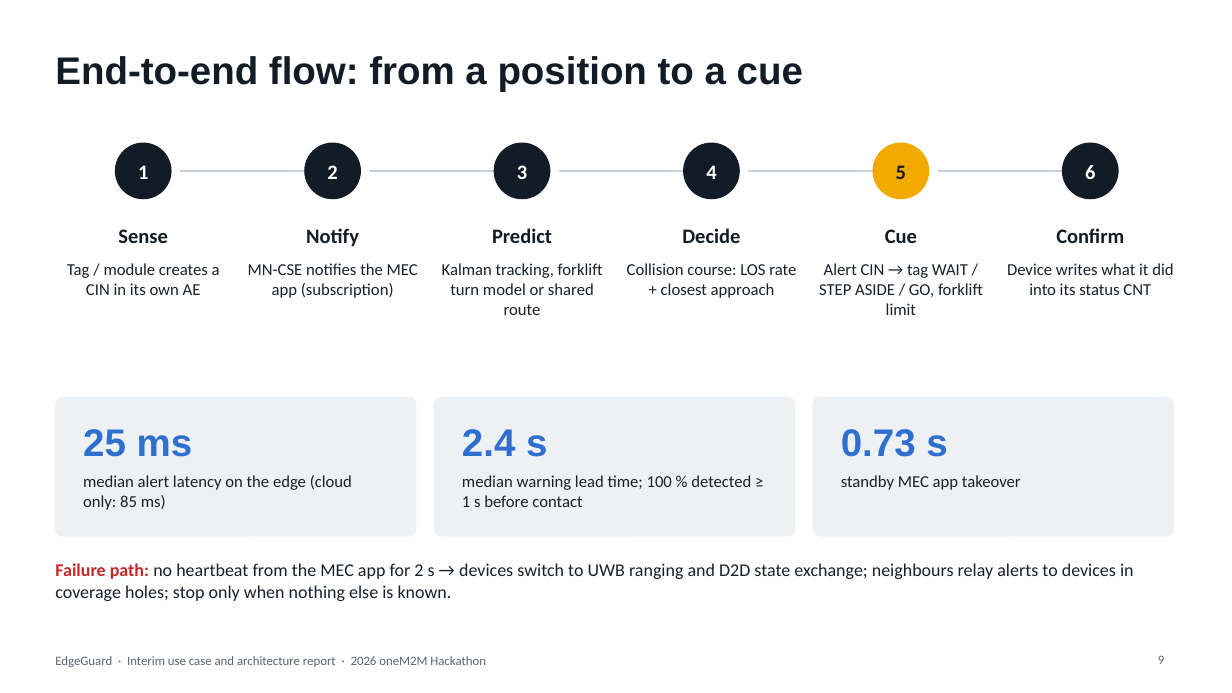
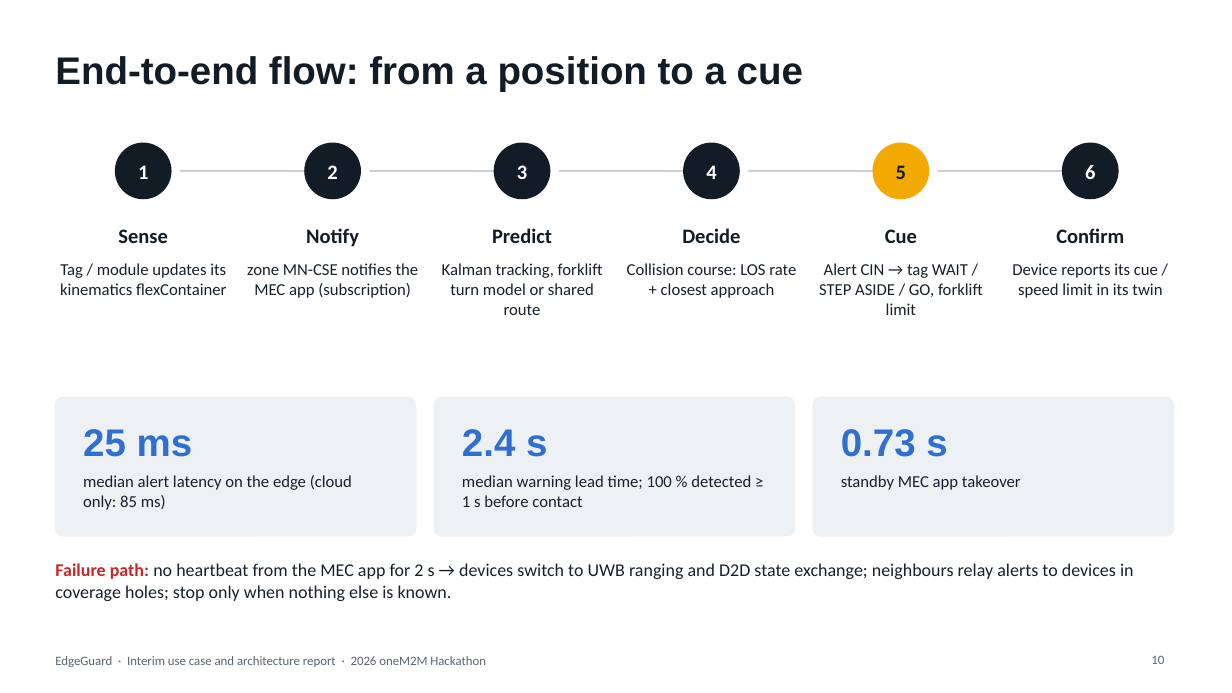
Before and after one commit to ljw22112/Edgeguard, a slide deck: slide 10 of docs/submissions/EdgeGuard_Interim_Report.pptx (slide 9 before the commit). Drawn at 1232x693 pixels with LibreOffice and Linux fonts; fonts in the diff are those of the drawing. Boxes give left, top, right and bottom in pixels: in the first picture for what was removed or moved away, otherwise in the second. Text is boxed around its words. In the diff, an @@ line names an element or a change of style, - is before the commit and + after.

```diff
--- a/docs/submissions/EdgeGuard_Interim_Report.pptx
+++ b/docs/submissions/EdgeGuard_Interim_Report.pptx
@@ text at (x1=60, y1=263, x2=226, y2=295): text changed @@
-Tag / module creates a CIN in its own AE
+Tag / module updates its kinematics flexContainer
@@ text at (x1=247, y1=263, x2=419, y2=298): text changed @@
-MN-CSE notifies the MEC app (subscription)
+zone MN-CSE notifies the MEC app (subscription)
@@ text at (x1=1012, y1=263, x2=1162, y2=298): text changed @@
-Device writes what it did into its status CNT
+Device reports its cue / speed limit in its twin
@@ page number at (x1=1151, y1=656, x2=1164, y2=664): text changed @@
-9
+10
```
Also in this commit, not shown: 6 other slides changed, 2 slides added, 1 other file.
